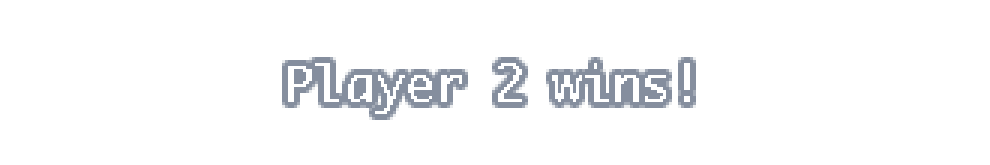
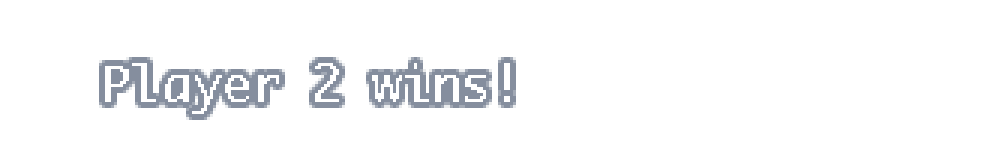
Layers edited between the first and the second 990 × 165 image:
painted on "Player 2 wins!" over (x1=105, y1=63, x2=690, y2=114)
